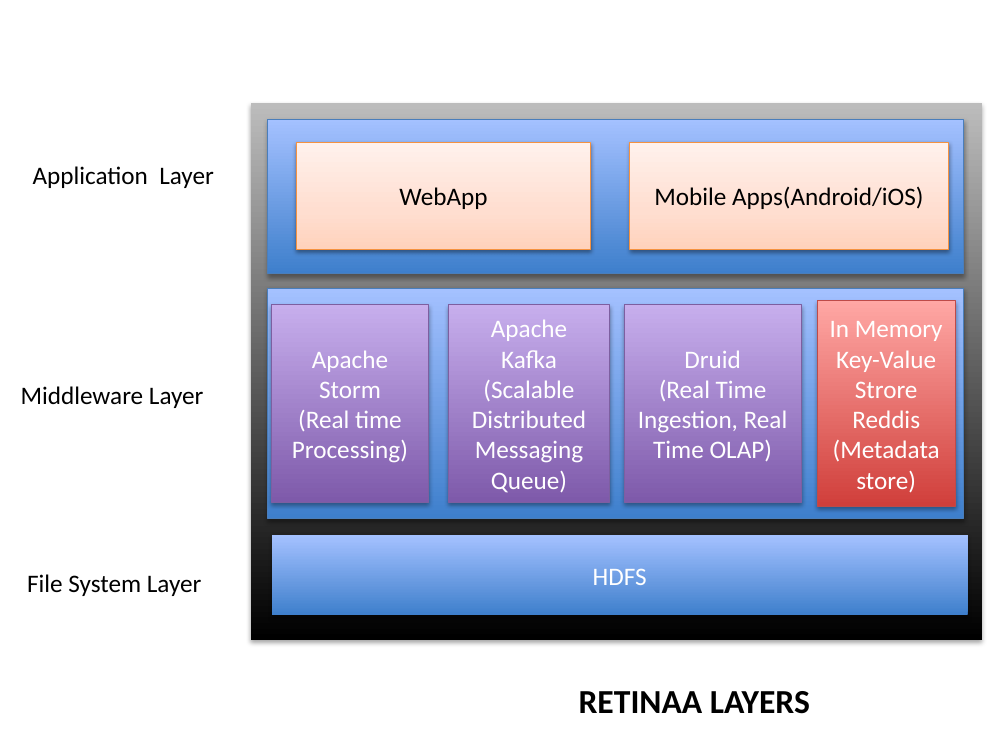
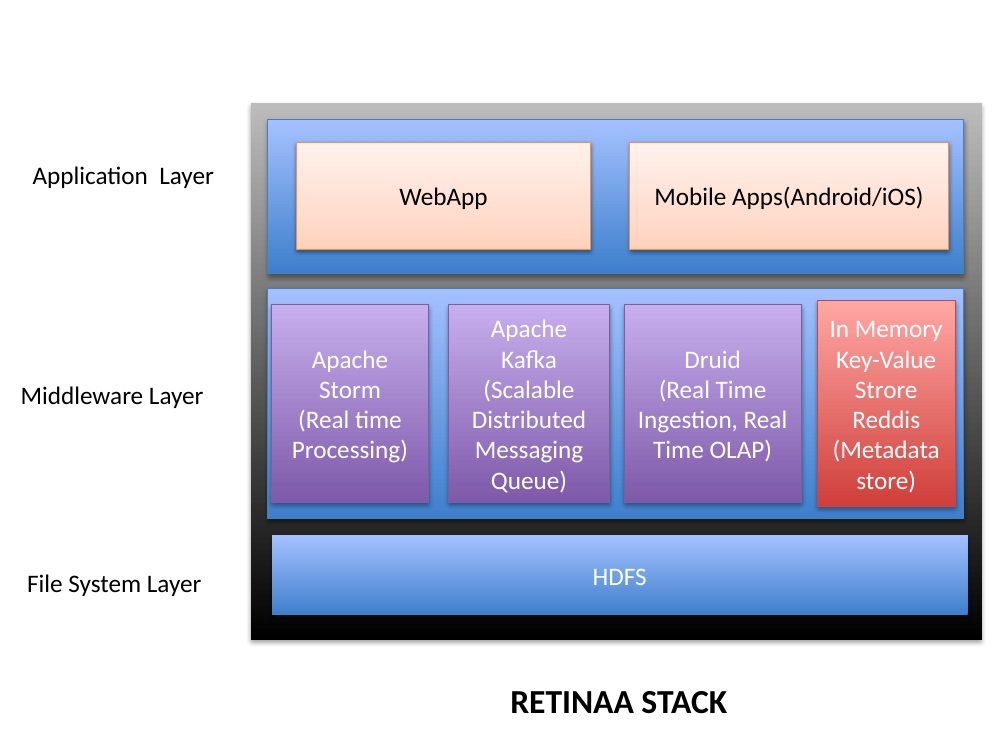
Before and after one commit to bourneagain/retina, a slide deck: slide 1 of report/Retinaa.pptx. Drawn at 1008x756 pixels with LibreOffice and Linux fonts; fonts in the diff are those of the drawing. Boxes give left, top, right and bottom in pixels: in the first picture for what was removed or moved away, otherwise in the second. Text is boxed around its words. In the diff, an @@ line names an element or a change of style, - is before the commit and + after.

Commit message:
updated slides

```diff
--- a/report/Retinaa.pptx
+++ b/report/Retinaa.pptx
@@ text at (510, 691, 727, 714): text changed @@
-RETINAA LAYERS
+RETINAA STACK
```
Also in this commit, not shown: 2 slides added.
